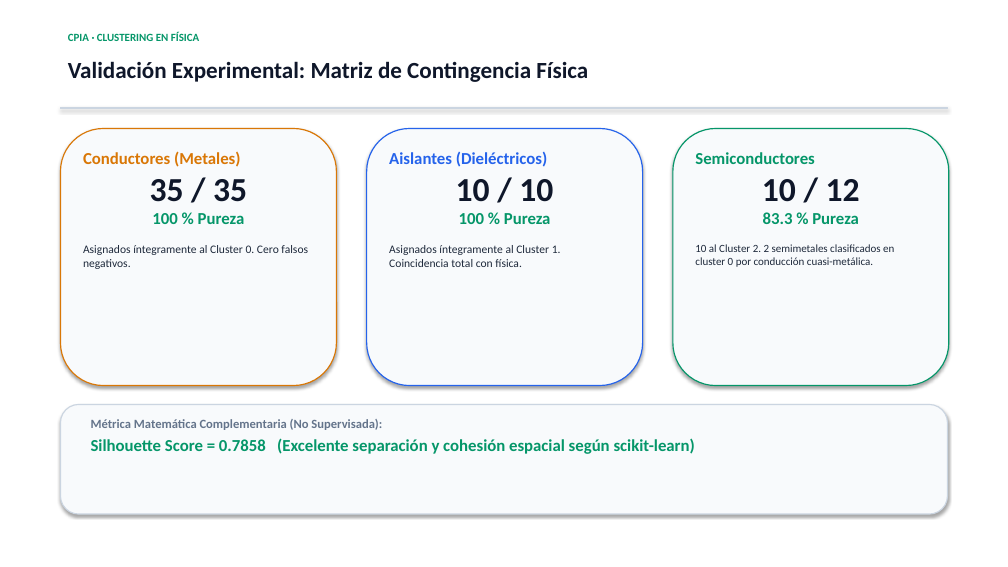
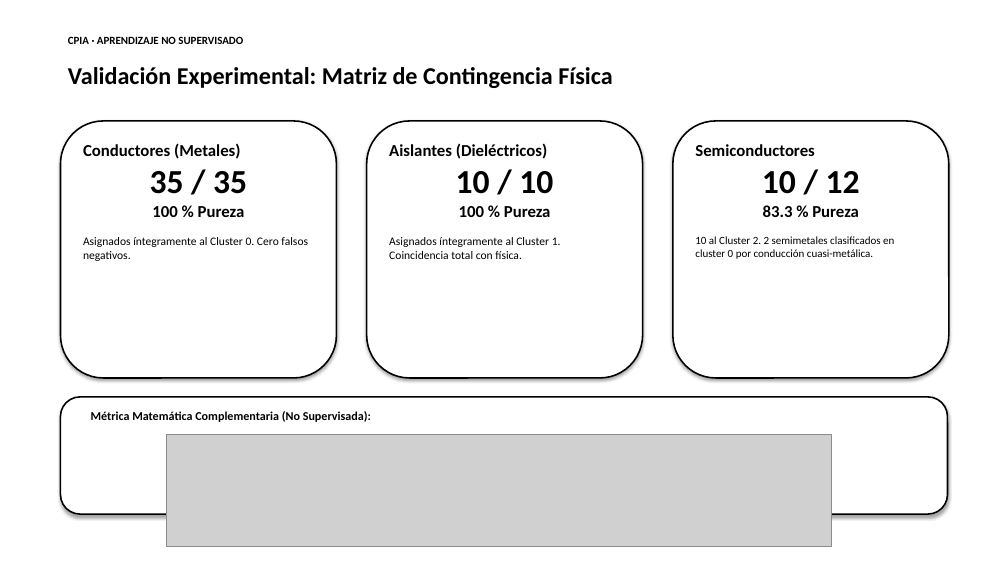
Before and after one commit to ArnauMontull/CPIA-Expo, a slide deck: slide 7 of presentacion/presentacion_materiales_uriel.pptx. Drawn at 1008x567 pixels with LibreOffice and Linux fonts; fonts in the diff are those of the drawing; grey boxes stand for pictures. Boxes give left, top, right and bottom in pixels: in the first picture for what was removed or moved away, otherwise in the second. Text is boxed around its words. In the diff, an @@ line names an element or a change of style, - is before the commit and + after.

Commit message:
style(presentacion): bordes negros, texto unificado en negro, sin rayas y formulas en LaTeX

```diff
--- a/presentacion/presentacion_materiales_uriel.pptx
+++ b/presentacion/presentacion_materiales_uriel.pptx
@@ text "Validación Experimental: Matriz de Contingencia ..." at [68, 67, 612, 88]: size 22 to 23 pt, text colour #0F172A to #000000 @@
@@ text at [68, 36, 243, 44]: text changed; text colour #059669 to #000000 @@
-CPIA · CLUSTERING EN FÍSICA
+CPIA · APRENDIZAJE NO SUPERVISADO
@@ rectangle removed at [60, 107, 948, 109] @@
@@ rounded rectangle at [60, 121, 337, 378]: fill #F8FAFC to #FFFFFF; outline #D97706 1.1 pt to #000000 1.5 pt @@
@@ text "Conductores (Metales)" at [83, 143, 308, 261]: text colour #D97706 to #000000 in "Conductores (Metales)"; text colour #0F172A to #000000 in "35 / 35"; text colour #059669 to #000000 in "100 % Pureza"; text colour #1E293B to #000000 in "Asignados íntegramente al Cluster 0. Cero falsos ..." @@
@@ rounded rectangle at [367, 121, 643, 378]: fill #F8FAFC to #FFFFFF; outline #2563EB 1.1 pt to #000000 1.5 pt @@
@@ text "Aislantes (Dieléctricos)" at [389, 143, 561, 259]: text colour #2563EB to #000000 in "Aislantes (Dieléctricos)"; text colour #0F172A to #000000 in "10 / 10"; text colour #059669 to #000000 in "100 % Pureza"; text colour #1E293B to #000000 in "Asignados íntegramente al Cluster 1. Coincidencia total ..." @@
@@ 3 texts, 3 rounded rectangles: place and size @@
-3 texts, 3 rounded rectangles at [60, 129, 949, 386]
+3 texts, 3 rounded rectangles at [60, 121, 949, 378]
@@ rounded rectangle at [673, 121, 949, 378]: fill #F8FAFC to #FFFFFF; outline #059669 1.1 pt to #000000 1.5 pt @@
@@ text "Semiconductores" at [695, 144, 894, 259]: text colour #059669 to #000000 in "Semiconductores", "83.3 % Pureza"; text colour #0F172A to #000000 in "10 / 12"; text colour #1E293B to #000000 in "10 al Cluster 2. 2 semimetales clasificados ..." @@
@@ rounded rectangle: place and size @@
-rounded rectangle at [60, 405, 948, 514]
+rounded rectangle at [60, 397, 948, 514]
@@ rounded rectangle at [60, 397, 948, 514]: fill #F8FAFC to #FFFFFF; outline #CBD5E1 1.1 pt to #000000 1.5 pt @@
@@ text "Métrica Matemática Complementaria (No Supervisada):": place and size @@
-text "Métrica Matemática Complementaria (No Supervisada):" at [91, 419, 695, 454]
+text "Métrica Matemática Complementaria (No Supervisada):" at [91, 411, 371, 422]
@@ text "Métrica Matemática Complementaria (No Supervisada):" at [91, 411, 371, 422]: size 12 to 11.5 pt, text colour #64748B to #000000 @@
@@ text at [91, 438, 695, 454]: paragraph removed @@
-Silhouette Score = 0.7858 (Excelente separación y cohesión espacial según scikit-learn)
@@ picture added at [166, 435, 832, 547] @@
```
Also in this commit, not shown: 7 other slides changed, 10 other files.
